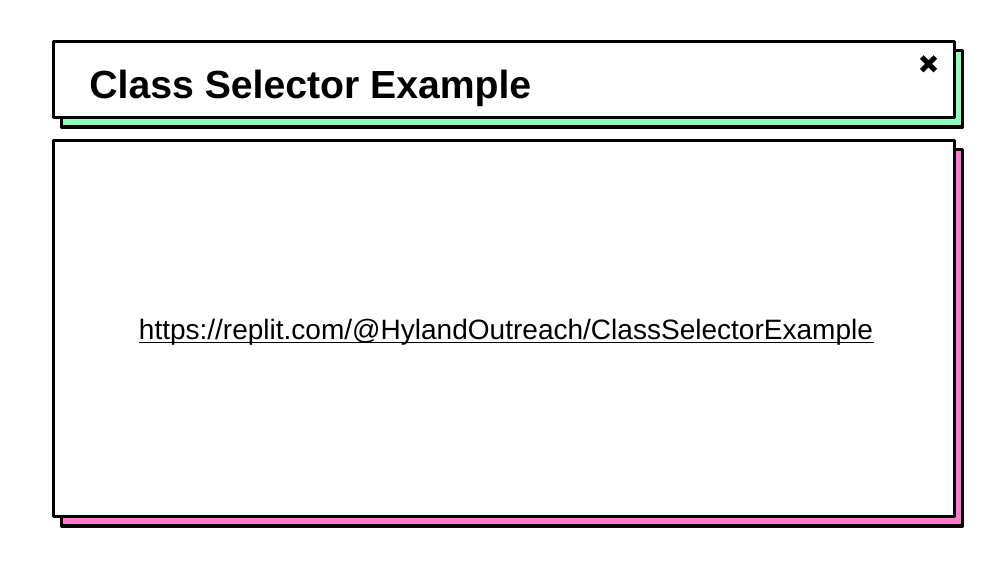
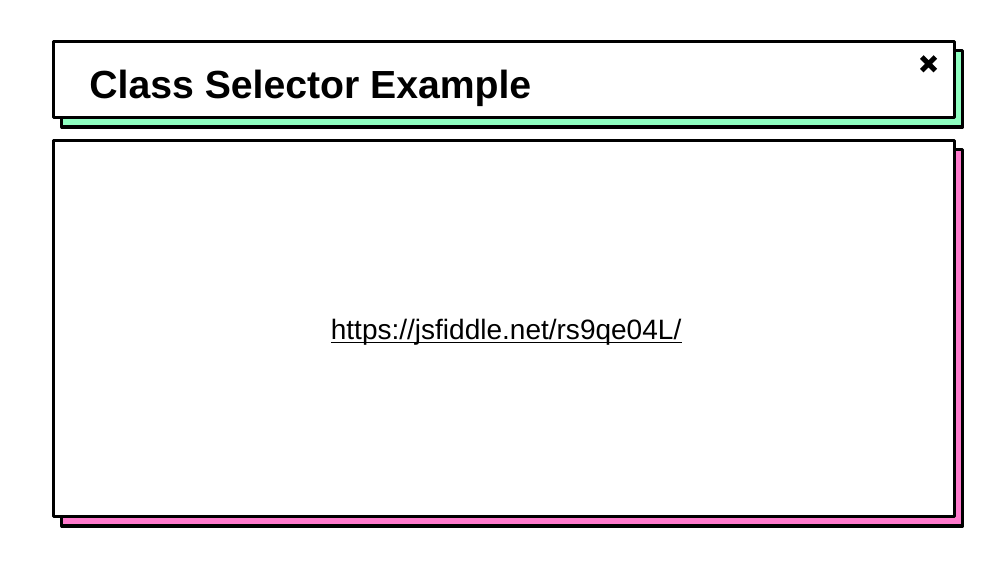
Before and after one commit to hytechclub/web-101, a slide deck: slide 6 of Week07/MoreSelectors.pptx. Drawn at 1008x567 pixels with LibreOffice and Linux fonts; fonts in the diff are those of the drawing; background and template pictures are left out. Boxes give left, top, right and bottom in pixels: in the first picture for what was removed or moved away, otherwise in the second. Text is boxed around its words. In the diff, an @@ line names an element or a change of style, - is before the commit and + after.

Commit message:
powerpoints use jsfiddle instead of others

```diff
--- a/Week07/MoreSelectors.pptx
+++ b/Week07/MoreSelectors.pptx
@@ text at bbox=[331, 318, 681, 344]: text changed @@
-https://replit.com/@HylandOutreach/ClassSelectorExample
+https://jsfiddle.net/rs9qe04L/
```
Also in this commit, not shown: 2 other slides changed, 6 other files.
